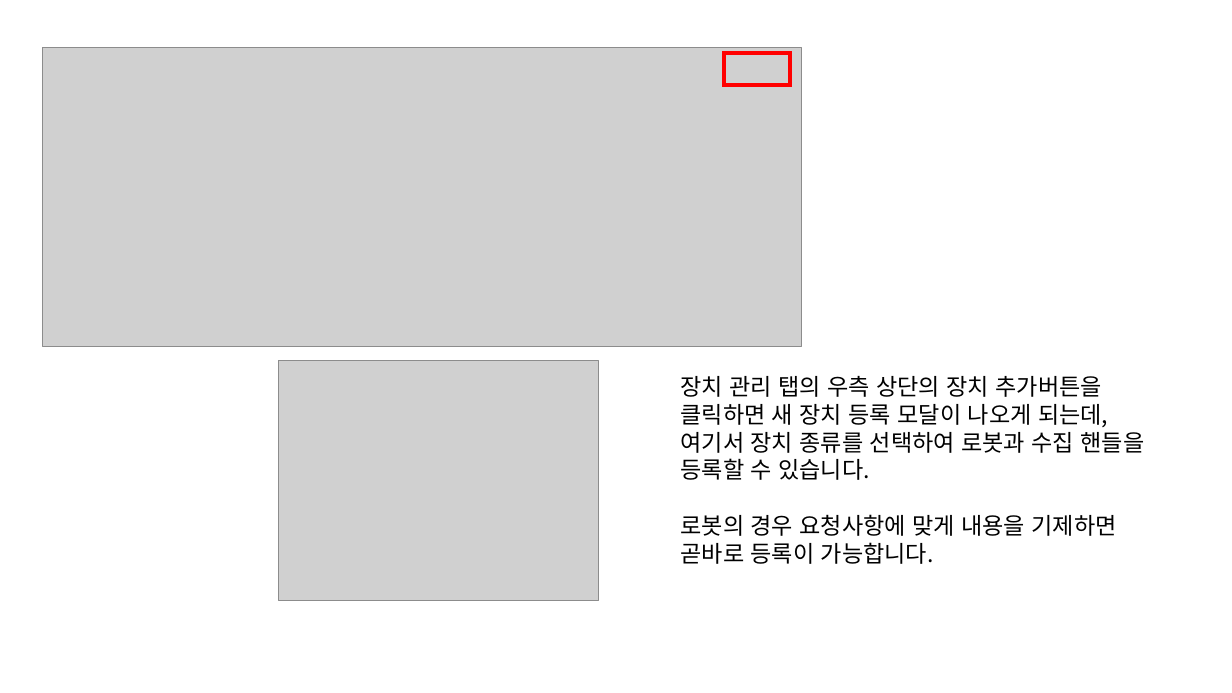
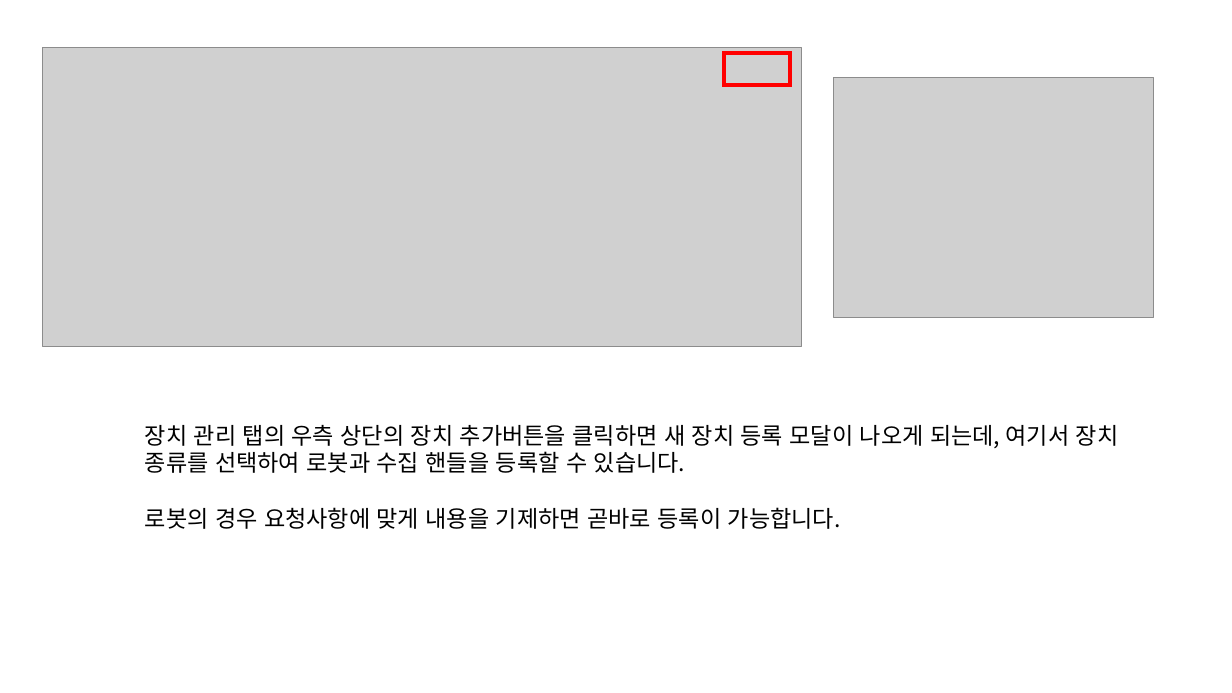
Before and after one commit to ehrud7654/Physical-AI-project, a slide deck: slide 8 of exec/04_시연시나리오.pptx (slide 23 before the commit). Drawn at 1232x693 pixels with LibreOffice and Linux fonts; fonts in the diff are those of the drawing; grey boxes stand for pictures. Boxes give left, top, right and bottom in pixels: in the first picture for what was removed or moved away, otherwise in the second. Text is boxed around its words. In the diff, an @@ line names an element or a change of style, - is before the commit and + after.

```diff
--- a/exec/04_시연시나리오.pptx
+++ b/exec/04_시연시나리오.pptx
@@ picture: place and size @@
-picture at (279, 360, 599, 601)
+picture at (835, 78, 1154, 318)
@@ text "장치 관리 탭의 우측 상단의 ..." rewrapped from (681, 376, 1145, 564) to (145, 425, 1119, 529) @@
```
Also in this commit, not shown: 5 other slides changed, 5 other files.
